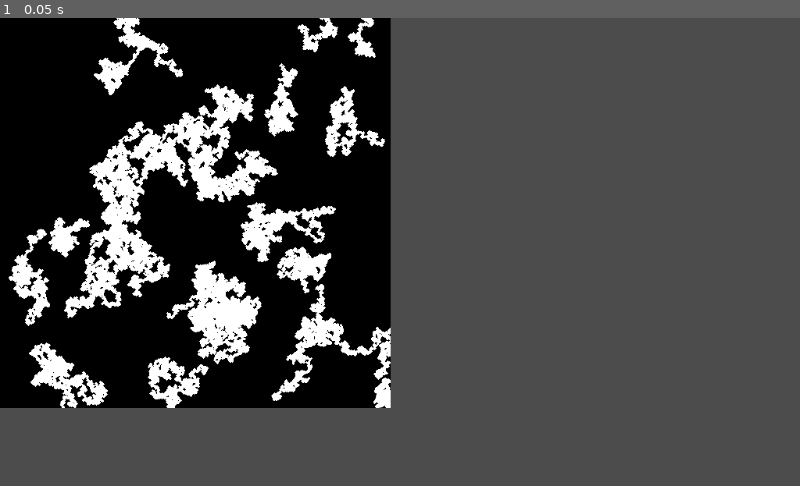
Above: before the commit, frame 1.
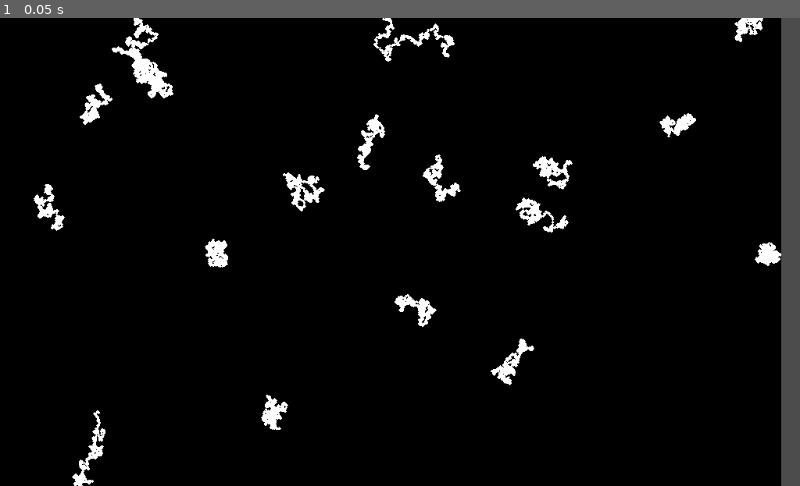
Above: after the commit, the same moment.

Repository: JaedanC/GoTeria
Game: Godot game, scene res://scenes/Terrain/Generator/TerrainGenerator.tscn
Same seed, same stepped clock (60 frames per second), same inputs: the game is played once before the commit and once after it. This scene is started directly instead of the project's main scene.
Inputs:
- Up to frame 1 (0.05 s): no input

The runs differ from the first frame. In frame 1, 68% of the frame differs, in the area x 0-98%, y 0-100%.

Commit message:
Still in this annoying spot trying to find Cave Carving Techniques

Diff:
--- a/project.godot
+++ b/project.godot
@@ -42,7 +42,7 @@
 
 [debug]
 
-settings/fps/force_fps=30
+settings/fps/force_fps=60
 gdscript/warnings/narrowing_conversion=false
 gdscript/warnings/integer_division=false
 
--- /dev/null
+++ b/scenes/Terrain/Generator/CaveBombing.gd
@@ -0,0 +1,86 @@
+tool
+extends Node
+
+func cave_bomb(image: Image, use_borders: bool=true) -> Image:
+	# From https://www.reddit.com/r/roguelikedev/comments/81prau/contour_bombing_cave_generation/
+	# http://www.darkgnosis.com/2018/03/03/contour-bombing-cave-generation-algorithm
+	# This algorithm is low and behold too slow
+	image.lock()
+	var min_x = 0
+	var min_y = 0
+	var max_x = image.get_width()
+	var max_y = image.get_height()
+	var candidates := []
+
+	# create list of tile candidates
+	for i in range(max_x):
+		for j in range(max_y):
+			var colour: Color = image.get_pixel(i, j)
+
+			if colour != Color.black:
+				candidates.append(Vector2(i, j))
+
+	# shuffle them all
+#	candidates.shuffle()
+
+#	var iteration_multiplier = 4.8
+	var iteration_multiplier = 1.5
+	var iteration_number = candidates.size() * iteration_multiplier
+
+	for k in range(iteration_number):
+		var random_offset: float = 0;
+		var tile_variation: Color = Color.white
+
+		# 1/3 chance that we will use as a bombing point one of the last 15 positions
+		if randi() % 3 == 0:
+			random_offset = floor(rand_range(candidates.size() - 15, candidates.size() - 1))
+			tile_variation = Color.white
+		else:
+			# otherwise use lower half of remaining tiles
+			random_offset = randi() % candidates.size()/2
+			tile_variation = Color.cyan
+
+		# check boundaries
+		if random_offset >= candidates.size():
+			random_offset = candidates.size() - 1
+		if random_offset < 0:
+			random_offset = 0
+
+		var tx = candidates[random_offset].x
+		var ty = candidates[random_offset].y
+		var map_width = image.get_width()
+		var map_height = image.get_height()
+#		var use_borders = true;
+
+		# we will use bombs of radius 1 mostly with smaller chance (1/20)
+		# that radius will be of size 2
+		var bomb_radius: int
+		if randi() % 20 == 0:
+			bomb_radius = 1
+		else:
+			bomb_radius = 2
+
+		# bomb
+		var start_x = max(0, tx - bomb_radius - 1)
+		var end_x = max(map_width, tx + bomb_radius)
+		for x in range(start_x, end_x):
+			var start_y = max(0, ty - bomb_radius - 1)
+			var end_y = max(map_height, ty + bomb_radius)
+			for y in range(start_y, end_y):
+				# check if tile is within the circle
+				if ((x - tx)*(x - tx) + (y - ty)*(y - ty) < bomb_radius * bomb_radius + bomb_radius):
+					if use_borders:
+						if x < min_x or x >= max_x or y < min_y or y >= max_y:
+							continue;
+
+					# if we have at least one tile bombed on screen
+					# push those coordinates to candidate list
+					var colour = image.get_pixel(x, y)
+					if colour != tile_variation:
+						image.set_pixel(x, y, tile_variation)
+						candidates.append(Vector2(x, y))
+
+		# erase our bombing cell, it is re-added in bombing loop above, if at least one tile is changed.
+		candidates.erase(random_offset)
+	image.unlock()
+	return image
--- a/scenes/Terrain/Generator/DrunkardWalk.gd
+++ b/scenes/Terrain/Generator/DrunkardWalk.gd
@@ -1,7 +1,7 @@
 tool
 extends Node
 
-func drunkard_walk(image: Image, world_seed: int, drunkards: int, steps: int, starting_point=null) -> Image:
+func drunkard_walk(noise: OpenSimplexNoise, image, world_seed: int, drunkards: int, steps: int, starting_point=null) -> Image:
 	"""
 	This algorithm spawns a number of drunkards (starting pixels) and then walks
 	them the desired number of steps in any random (8 point) direction. Whereever
@@ -10,27 +10,49 @@
 	"""
 	seed(world_seed)
 
+	var image_tools = get_parent().find_node("ImageTools")
+
 	image.lock()
-	for _drunk_index in range(drunkards):
-		var starting_postiion: Vector2
+	for drunk_index in range(drunkards):
+		var current_position: Vector2
 		if starting_point == null:
-			starting_postiion = Vector2(
+			current_position = Vector2(
 				randi() % int(image.get_width()),
 				randi() % int(image.get_height())
 			)
 		else:
-			starting_postiion = starting_point
+			current_position = starting_point
 
 		# Choose a random direction
-		for _step in range(steps + 1):
-			starting_postiion += Vector2(
-				randi() % 3 - 1,
-				randi() % 3 - 1
-			)
+		var possible_directions = [
+			Vector2(-1, 0),
+#			Vector2(-1, -1),
+			Vector2(0, -1),
+#			Vector2(1, -1),
+			Vector2(1, 0),
+#			Vector2(1, 1),
+			Vector2(0, 1),
+#			Vector2(-1, 1)
+		]
+		var reverse_direction_offset = possible_directions.size() / 2
+		var prev_direction = -1
+
+		for step in range(steps + 1):
+			"""
+			Vector list implementation.
+			"""
+			# A number in this range [1, possible_directions.size()]
+			var random_direction = randi()
+			var safe_offset = int(random_direction) % (possible_directions.size() - 1) + 1
+			var next_direction = (prev_direction + safe_offset) % possible_directions.size()
+			current_position += possible_directions[next_direction]
+
+			# Treat the previous direction as the reversed Vector2
+			prev_direction = (next_direction + reverse_direction_offset) % possible_directions.size()
 
 			# Dig gone out of bounds
-			if not (starting_postiion.x >= 0 and starting_postiion.x < image.get_width() and
-					starting_postiion.y >= 0 and starting_postiion.y < image.get_height()):
+			if not (current_position.x >= 0 and current_position.x < image.get_width() and
+					current_position.y >= 0 and current_position.y < image.get_height()):
 				continue
 
 			var colour: Color = Color()
@@ -43,27 +65,11 @@
 			# White draw
 			colour = Color(1, 1, 1)
 
-			image.set_pixelv(starting_postiion, colour)
+#			image.set_pixelv(current_position, colour)
 
-			# left
-			if (starting_postiion.x - 1 >= 0 and starting_postiion.x < image.get_width() and
-					starting_postiion.y >= 0 and starting_postiion.y < image.get_height()):
-				image.set_pixel(starting_postiion.x - 1, starting_postiion.y, colour)
-
-			# top
-			if (starting_postiion.x >= 0 and starting_postiion.x < image.get_width() and
-					starting_postiion.y - 1 >= 0 and starting_postiion.y < image.get_height()):
-				image.set_pixel(starting_postiion.x, starting_postiion.y - 1, colour)
-
-			# right
-			if (starting_postiion.x >= 0 and starting_postiion.x + 1 < image.get_width() and
-					starting_postiion.y >= 0 and starting_postiion.y < image.get_height()):
-				image.set_pixel(starting_postiion.x + 1, starting_postiion.y, colour)
-
-			# down
-			if (starting_postiion.x >= 0 and starting_postiion.x < image.get_width() and
-					starting_postiion.y >= 0 and starting_postiion.y + 1 < image.get_height()):
-				image.set_pixel(starting_postiion.x, starting_postiion.y + 1, colour)
+			# [-1, 1] -> [1, 2]
+			var random_radius = ((noise.get_noise_1d(step) + 1) / 2) * 2.5
+			image_tools.dig_circle(image, current_position, random_radius, Color.white)
 
 	image.unlock()
 	return image
--- a/scenes/Terrain/Generator/ImageTools.gd
+++ b/scenes/Terrain/Generator/ImageTools.gd
@@ -126,7 +126,7 @@
 	new_image.unlock()
 	return new_image
 
-func dig_circle(image: Image, location: Vector2, radius: int, colour: Color) -> Image:
+func dig_circle(image, location: Vector2, radius: int, colour: Color):
 	image.lock()
 
 	for i in range(location.x - radius, location.x + radius + 1):
@@ -250,8 +250,8 @@
 #			var gray_value = image.get_pixel(i, j).gray()
 			var gray_value = image.get_pixel(i, j).v
 
-			var new_threshold = (noise.get_noise_1d(i) + 1) / 2 * threshold
-#			var new_threshold = threshold
+#			var new_threshold = (noise.get_noise_1d(i) + 1) / 2 * threshold
+			var new_threshold = threshold
 
 			if gray_value < new_threshold:
 				image.set_pixel(i, j, Color.black)
--- a/scenes/Terrain/Generator/SimplexNoise.gd
+++ b/scenes/Terrain/Generator/SimplexNoise.gd
@@ -29,7 +29,7 @@
 
 	for i in range(world_size.x):
 		for j in range(world_size.y):
-			var value = (noise.get_noise_2d(i, j) + 1) / 2
+			var value = (noise.get_noise_2d(i, j * 2) + 1) / 2
 			var colour = Color(value, value, value)
 
 			image.set_pixel(i, j, colour)
--- a/scenes/Terrain/Generator/TerrainGenerator.gd
+++ b/scenes/Terrain/Generator/TerrainGenerator.gd
@@ -160,6 +160,7 @@
 	simplex_noise.persistence = self.persistence
 
 	print("Updating World")
+#	var texture_image = load("res://dollar_sign.png").get_data()
 	var image: Image
 #	var gradient_image: Image
 	var simplex_image: Image
@@ -180,7 +181,7 @@
 #	for carve_point in carve_points:
 #		image = $ImageTools.dig_circle(image, carve_point.get_location(), carve_point.get_radius(), Color.white)
 
-	image = $DrunkardWalk.drunkard_walk(image, self.world_seed, self.drunkards, self.steps)
+#	image = $DrunkardWalk.drunkard_walk(image, self.world_seed, self.drunkards, self.steps)
 #	image = $DrunkardWalk.drunkard_walk(image, self.world_seed, self.drunkards, self.steps, Vector2(image.get_width()/2, image.get_height()/2))
 
 	# Create a noisey world
@@ -191,8 +192,11 @@
 #	simplex_image = $SimplexNoise.simplex_line(self.world_size, self.simplex_noise, self.height, self.offset)
 
 	# Add Drunkards
-#	image = $DrunkardWalk.drunkard_walk(image, self.world_seed, self.drunkards, self.steps)
+	image = $DrunkardWalk.drunkard_walk(simplex_noise, image, self.world_seed, self.drunkards, self.steps)
 #	image = $DrunkardWalk.simplex_drunkard_carver(image)
+
+	# Cave Bombing Technique
+#	image = $CaveBombing.cave_bomb(image)
 
 	# Remove the islands based on these parameters
 #	var new_image = $IslandFinder.get_islands_faster(image, self.smallest_island, self.largest_island, self.include_diagonal)
@@ -203,7 +207,7 @@
 #	var blended_image: Image = $ImageTools.blend_images(gradient_image, simplex_image, $ImageTools.BLEND_TYPE.OVERLAY)
 #	var blended_image: Image = $ImageTools.blend_images(simplex_image, gradient_image, $ImageTools.BLEND_TYPE.OVERLAY)
 
-#	blended_image = $ImageTools.black_and_white(blended_image, self.threshold)
+#	simplex_image = $ImageTools.black_and_white(simplex_image, self.threshold)
 
 	# Resize the image
 #	image.resize(
@@ -230,3 +234,29 @@
 		texture.create_from_image(image, Texture.FLAG_MIPMAPS | Texture.FLAG_ANISOTROPIC_FILTER)
 		draw_texture(texture, location)
 		i += 1
+
+
+class DataImage:
+	var data: Array
+	var size: Vector2
+
+	func _init(size: Vector2):
+		self.size = size
+		self.data = []
+		for i in range(size.x * size.y):
+			self.data.append(0)
+
+	func get_width():
+		return self.size.x
+
+	func get_height():
+		return self.size.y
+
+	func set_pixel(x: int, y: int, value):
+		data[x * size.y + y] = value
+
+	func get_pixel(x: int, y: int):
+		return data[x * size.y + y]
+
+	func get_data():
+		return self.data
--- a/scenes/Terrain/Generator/TerrainGenerator.tscn
+++ b/scenes/Terrain/Generator/TerrainGenerator.tscn
@@ -1,6 +1,7 @@
-[gd_scene load_steps=7 format=2]
+[gd_scene load_steps=8 format=2]
 
 [ext_resource path="res://scenes/Terrain/Generator/TerrainGenerator.gd" type="Script" id=1]
+[ext_resource path="res://scenes/Terrain/Generator/CaveBombing.gd" type="Script" id=2]
 [ext_resource path="res://scenes/Terrain/Generator/ImageTools.gd" type="Script" id=3]
 [ext_resource path="res://scenes/Terrain/Generator/DrunkardWalk.gd" type="Script" id=4]
 [ext_resource path="res://scenes/Terrain/Generator/IslandFinder.gd" type="Script" id=5]
@@ -9,14 +10,13 @@
 
 [node name="TerrainGenerator" type="Node2D"]
 script = ExtResource( 1 )
-world_seed = 2225
-world_size = Vector2( 500, 500 )
-octaves = 2
-period = 5.0
-persistence = 0.51
+world_seed = 508
+world_size = Vector2( 1000, 1000 )
+period = 1.0
+persistence = 0.4
 threshold = 0.5
-drunkards = 32
-steps = 3772
+drunkards = 25
+steps = 1000
 scale_factor = 1.0
 largest_island = 15
 height = 40
@@ -41,3 +41,6 @@
 
 [node name="SimplexNoise" type="Node" parent="."]
 script = ExtResource( 6 )
+
+[node name="CaveBombing" type="Node" parent="."]
+script = ExtResource( 2 )
Binary file added: dollar_sign.png
Not shown, added: dollar_sign.png.import
